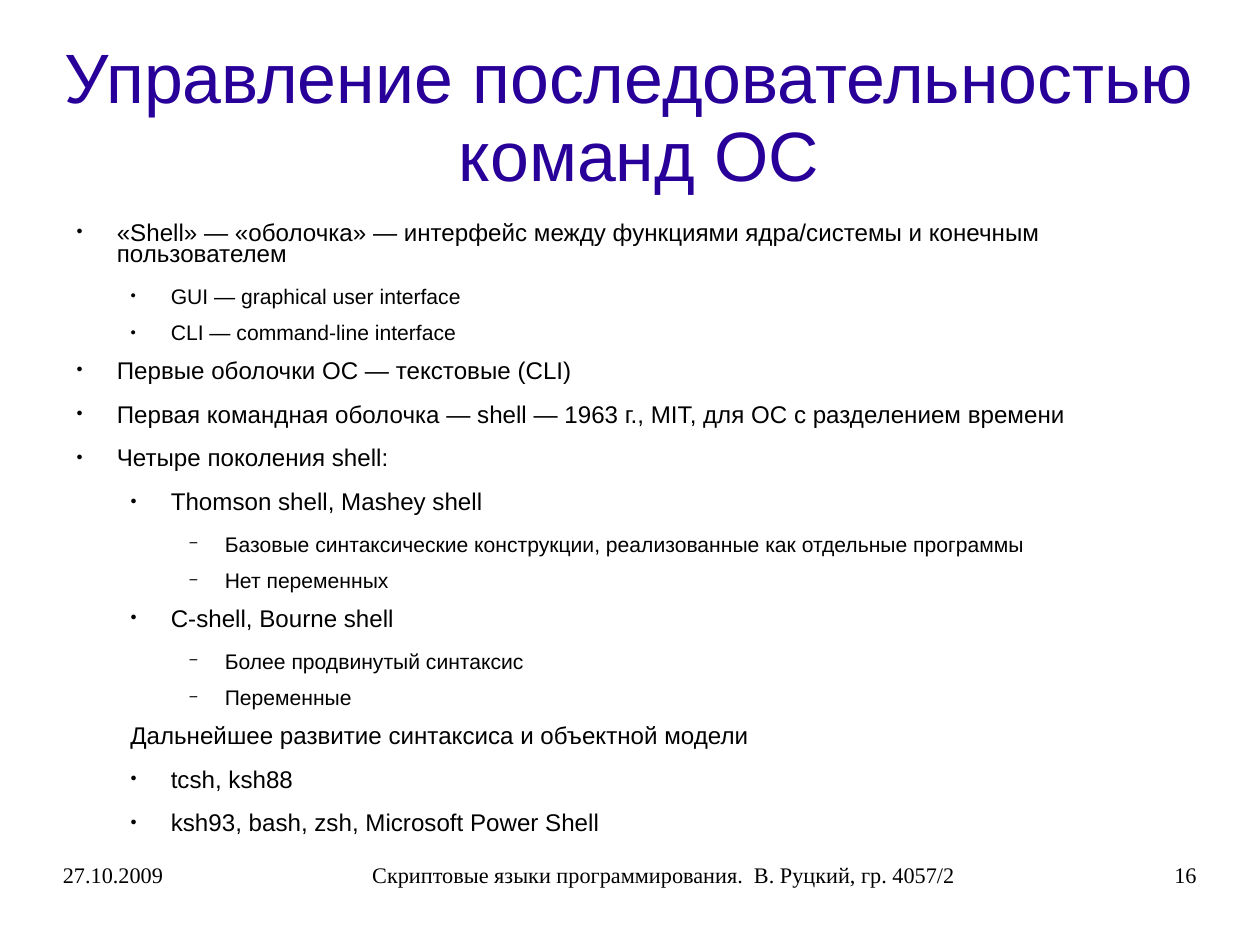
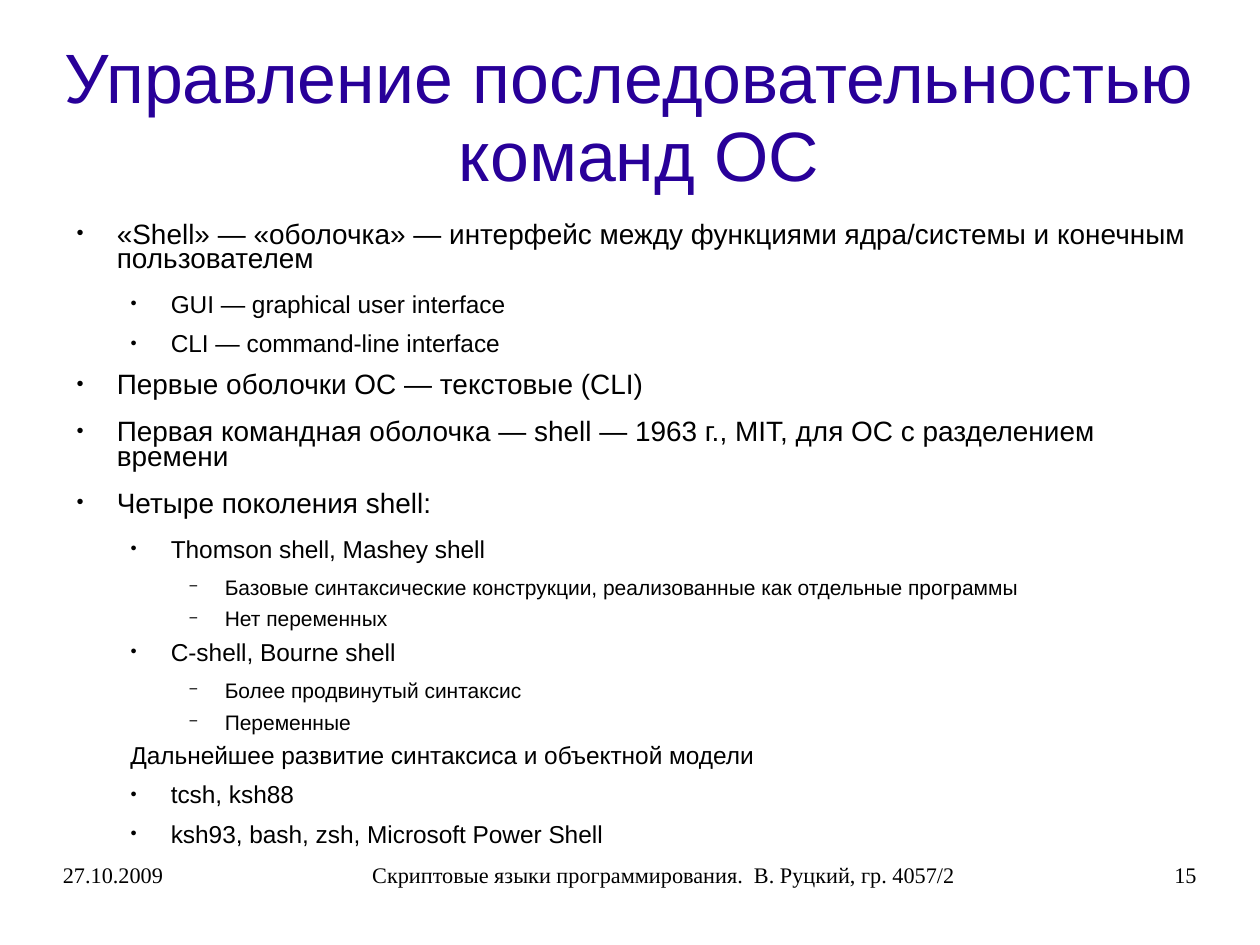
Before and after one commit to rutsky/semester07, a slide deck: slide 15 of Operation_systems/scripting_languages/40572_Rutsky_Scripting_languages.ppt (slide 16 before the commit). Drawn at 1260x945 pixels with LibreOffice and Linux fonts; fonts in the diff are those of the drawing. Boxes give left, top, right and bottom in pixels: in the first picture for what was removed or moved away, otherwise in the second. Text is boxed around its words. In the diff, an @@ line names an element or a change of style, - is before the commit and + after.

```diff
--- a/Operation_systems/scripting_languages/40572_Rutsky_Scripting_languages.ppt
+++ b/Operation_systems/scripting_languages/40572_Rutsky_Scripting_languages.ppt
@@ text "«Shell» — «оболочка» — интерфейс ..." at (117, 223, 1185, 846): size 15.2 to 17.6 pt in "«Shell» — «оболочка» — интерфейс между функциями ...", "Первые оболочки ОС — текстовые (CLI)", "Первая командная оболочка — shell — 1963 ...", "Четыре поколения shell:"; size 13.3 to 15.4 pt in "GUI — graphical user interface", "CLI — command-line interface"; size 15.2 to 15.4 pt in "Thomson shell, Mashey shell", "C-shell, Bourne shell", "Дальнейшее развитие синтаксиса и объектной модели", "tcsh, ksh88" and 1 more places; size 13.3 to 13.2 pt in "Базовые синтаксические конструкции, реализованные как отдель ...", "Нет переменных", "Более продвинутый синтаксис", "Переменные"; less space between paragraphs @@
@@ page number at (1174, 868, 1196, 884): text changed @@
-16
+15
```
Also in this commit, not shown: 21 other slides changed, 8 slides added, 5 slides removed, 1 other file.
